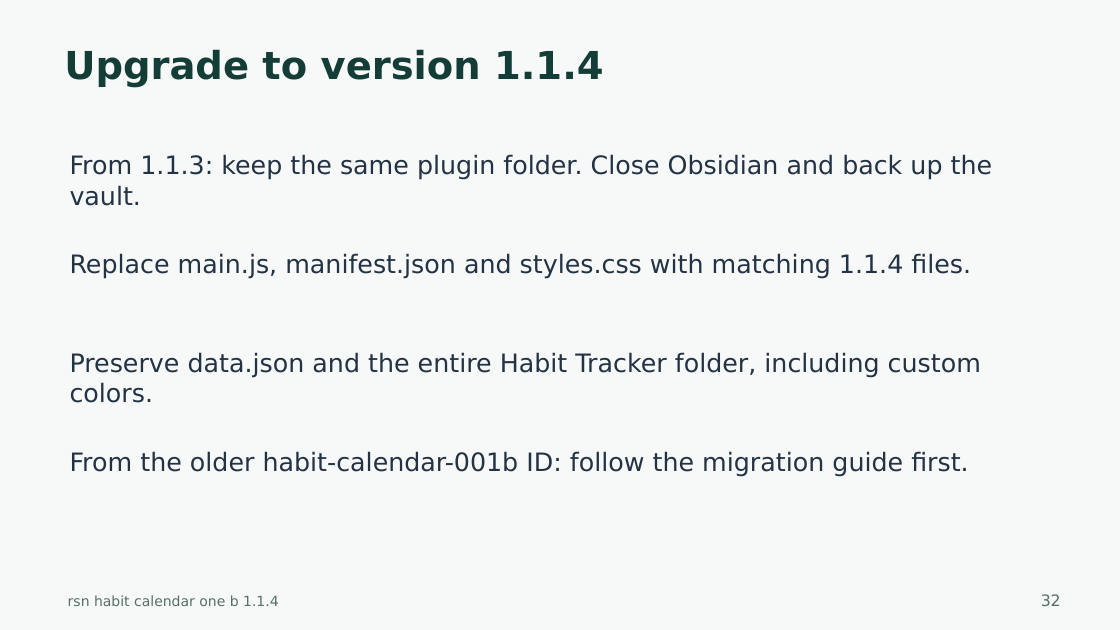
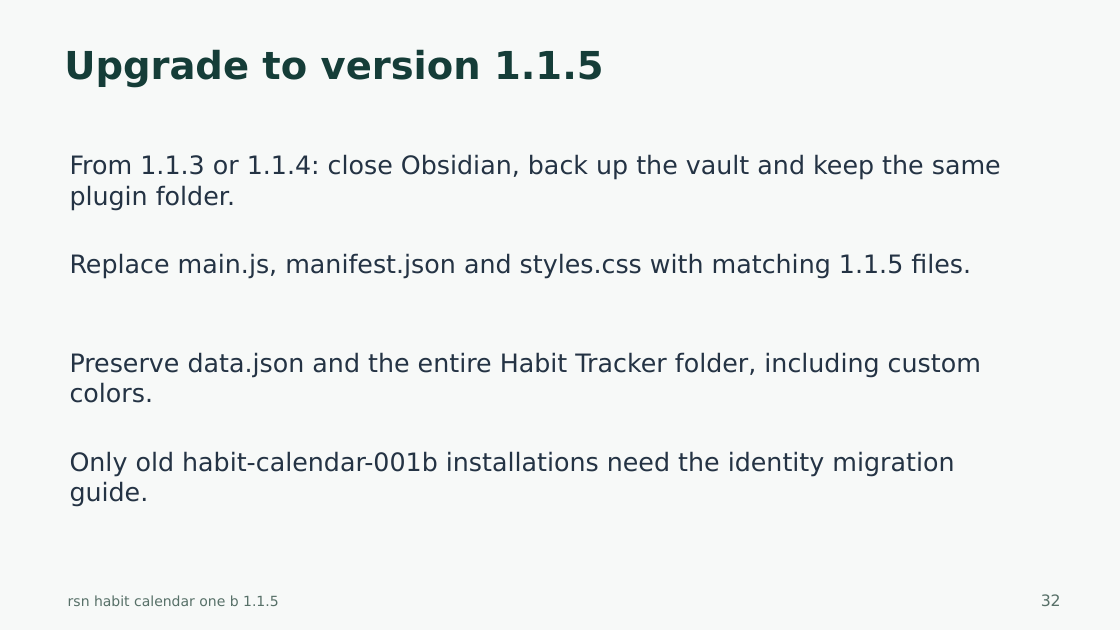
Before and after one commit to harharhari/rsn-habit-tracker-obsidian-plugin, a slide deck: slide 32 of docs/rsn-habit-calendar-one-b-tutorial.pptx. Drawn at 1120x630 pixels with LibreOffice and Linux fonts; fonts in the diff are those of the drawing. Boxes give left, top, right and bottom in pixels: in the first picture for what was removed or moved away, otherwise in the second. Text is boxed around its words. In the diff, an @@ line names an element or a change of style, - is before the commit and + after.

Commit message:
1. changes made as per obsidian report 2. *.ts files added to src directory 3. as on 2026-10-24

```diff
--- a/docs/rsn-habit-calendar-one-b-tutorial.pptx
+++ b/docs/rsn-habit-calendar-one-b-tutorial.pptx
@@ text at (64, 49, 603, 88): text changed @@
-Upgrade to version 1.1.4
+Upgrade to version 1.1.5
@@ text at (70, 154, 1001, 211): text changed @@
-From 1.1.3: keep the same plugin folder. Close Obsidian and back up the vault.
+From 1.1.3 or 1.1.4: close Obsidian, back up the vault and keep the same plugin folder.
@@ text at (70, 253, 971, 279): text changed @@
-Replace main.js, manifest.json and styles.css with matching 1.1.4 files.
+Replace main.js, manifest.json and styles.css with matching 1.1.5 files.
@@ text at (70, 451, 954, 507): text changed @@
-From the older habit-calendar-001b ID: follow the migration guide first.
+Only old habit-calendar-001b installations need the identity migration guide.
@@ text at (68, 595, 279, 606): text changed @@
-rsn habit calendar one b 1.1.4
+rsn habit calendar one b 1.1.5
```
Also in this commit, not shown: 35 other slides changed, 5 slides added, 2 slides removed, 41 other files.
